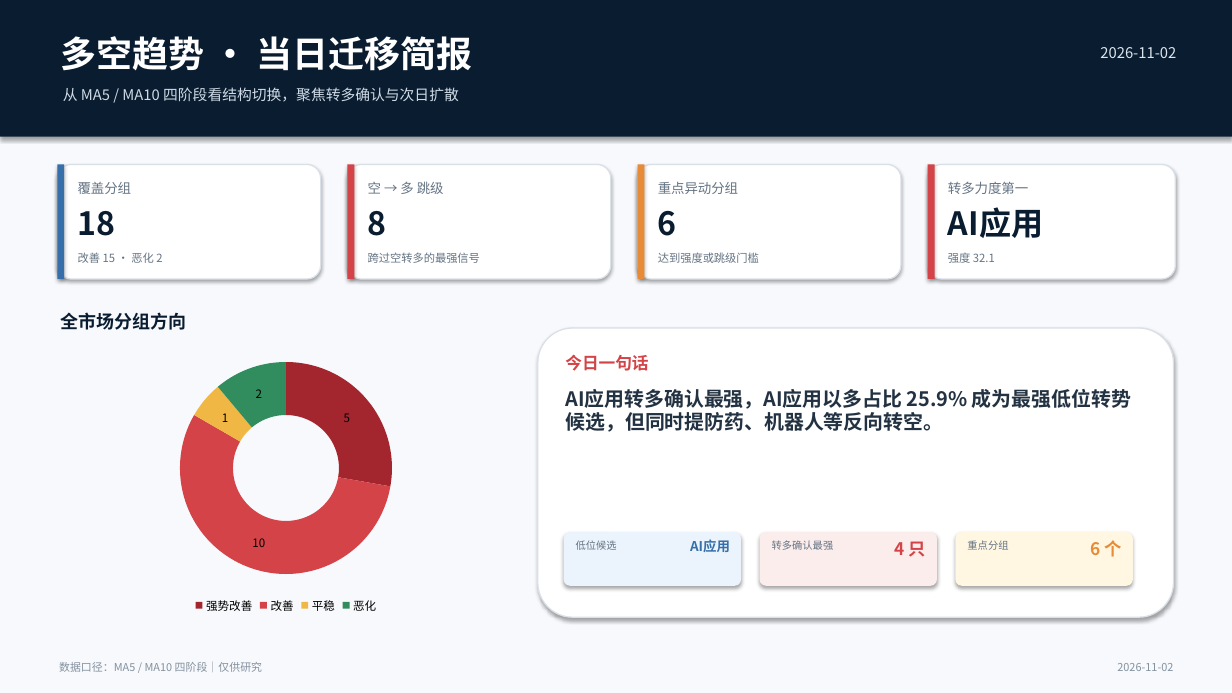
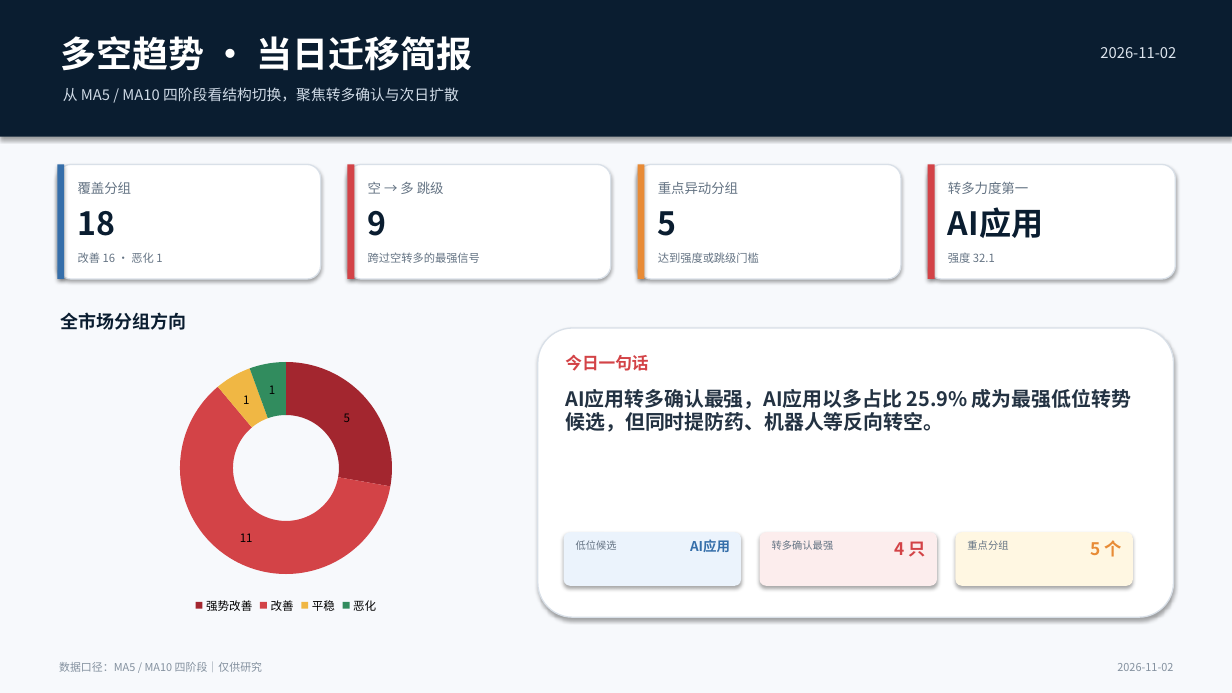
Before and after one commit to nancybhc/a-share-blast-lab, a slide deck: slide 1 of assets/多空阶段简报_2026-11-02.pptx. Drawn at 1232x693 pixels with LibreOffice and Linux fonts; fonts in the diff are those of the drawing. Boxes give left, top, right and bottom in pixels: in the first picture for what was removed or moved away, otherwise in the second. Text is boxed around its words. In the diff, an @@ line names an element or a change of style, - is before the commit and + after.

```diff
--- a/assets/多空阶段简报_2026-11-02.pptx
+++ b/assets/多空阶段简报_2026-11-02.pptx
@@ text at [368, 211, 387, 236]: text changed @@
-8
+9
@@ text at [658, 211, 677, 236]: text changed @@
-6
+5
@@ text at [78, 252, 162, 263]: text changed @@
-改善 15 · 恶化 2
+改善 16 · 恶化 1
@@ doughnut chart at [67, 349, 506, 617] @@
@@ Series 1, 改善: 10 to 11 @@
@@ Series 1, 恶化: 2 to 1 @@
@@ text at [1090, 540, 1122, 557]: text changed @@
-6 个
+5 个
```
Also in this commit, not shown: 3 other slides changed, 17 other files.
